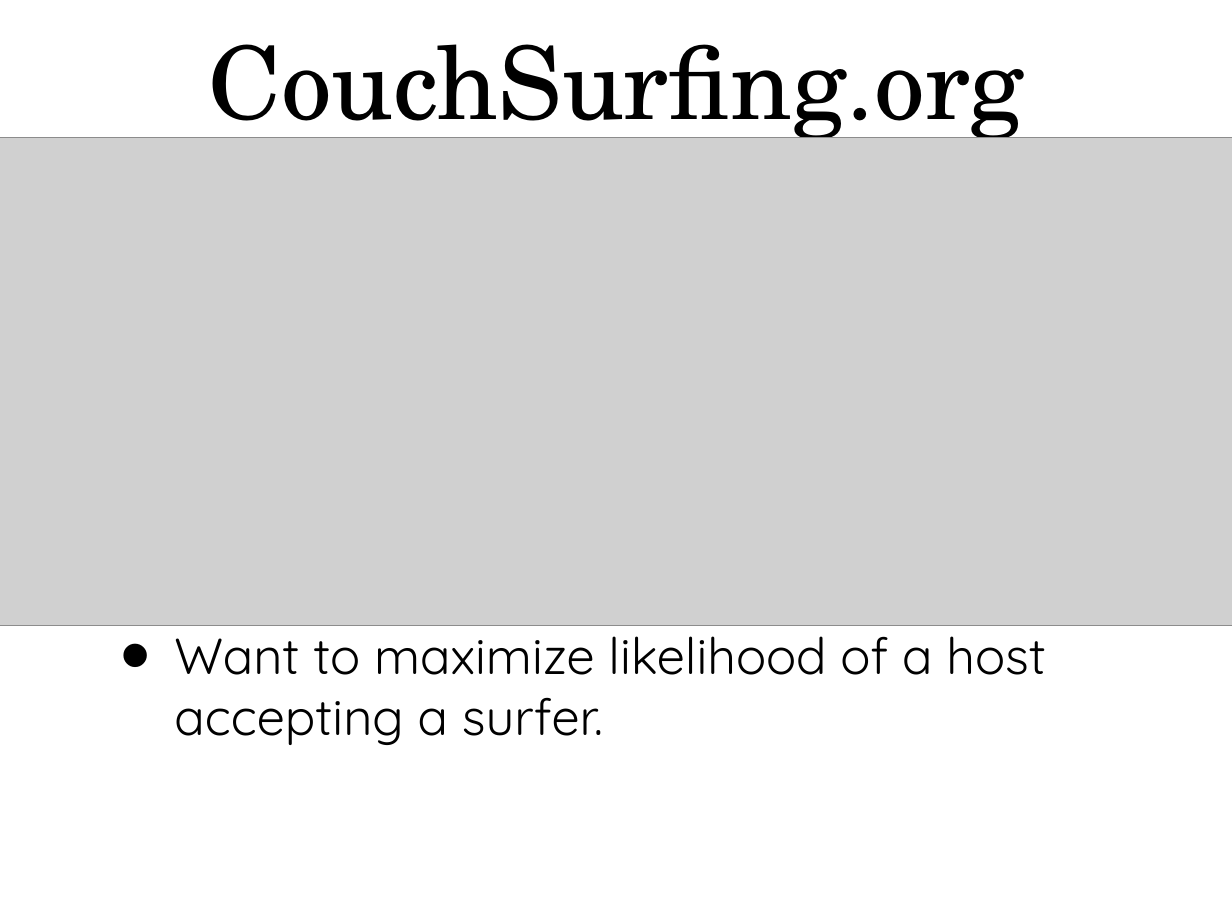
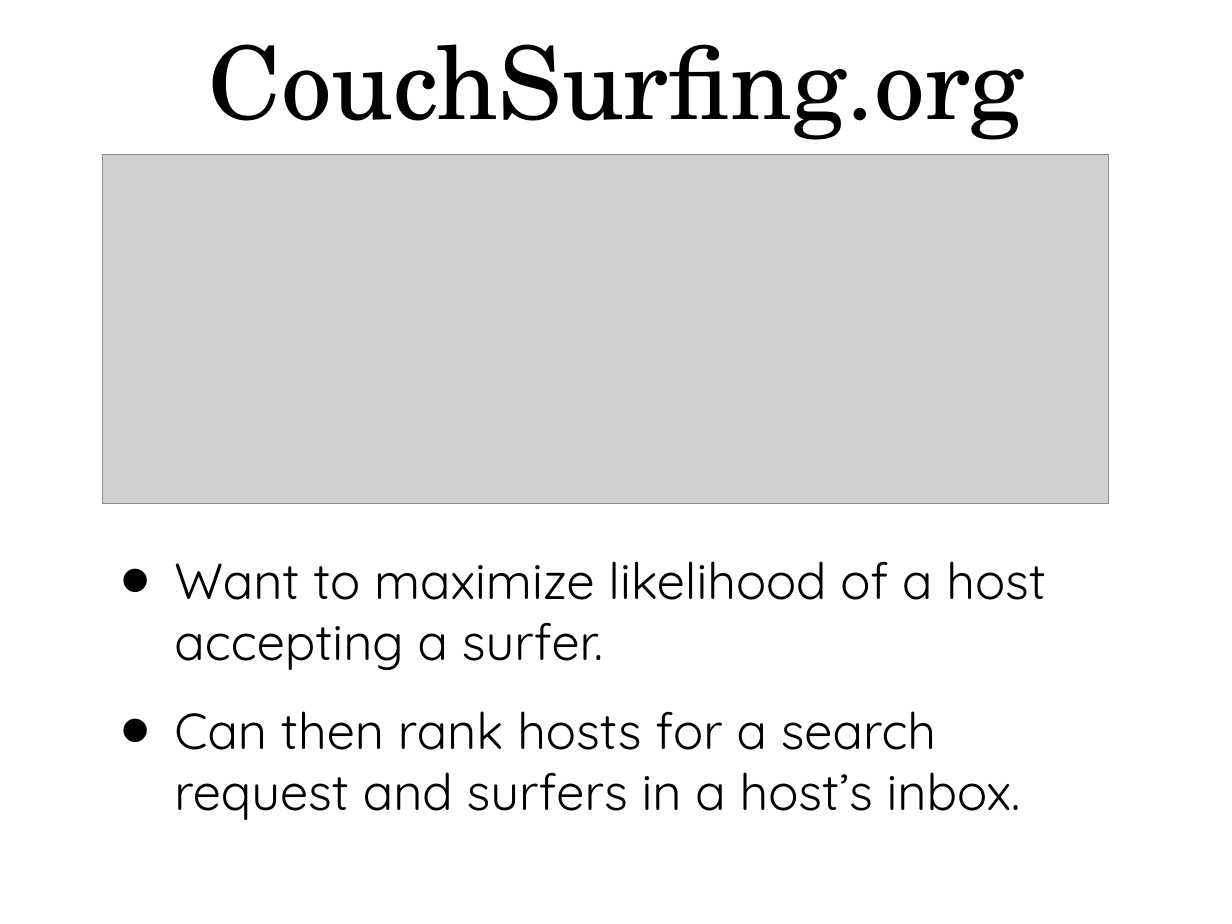
Before and after one commit to sergeyk/csrec, a slide deck: slide 5 of writeups/presentation.ppt. Drawn at 1232x924 pixels with LibreOffice and Linux fonts; fonts in the diff are those of the drawing; grey boxes stand for pictures. Boxes give left, top, right and bottom in pixels: in the first picture for what was removed or moved away, otherwise in the second. Text is boxed around its words. In the diff, an @@ line names an element or a change of style, - is before the commit and + after.

Commit message:
presentation additional figures

```diff
--- a/writeups/presentation.ppt
+++ b/writeups/presentation.ppt
@@ picture: place and size @@
-picture at [0, 137, 1232, 626]
+picture at [103, 154, 1109, 503]
@@ text at [174, 711, 1021, 820]: paragraph added @@
+• Can then rank hosts for a search request and surfers in a host’s inbox.
```
Also in this commit, not shown: 2 other slides changed, 4 slides added, 3 slides removed, 1 other file.
